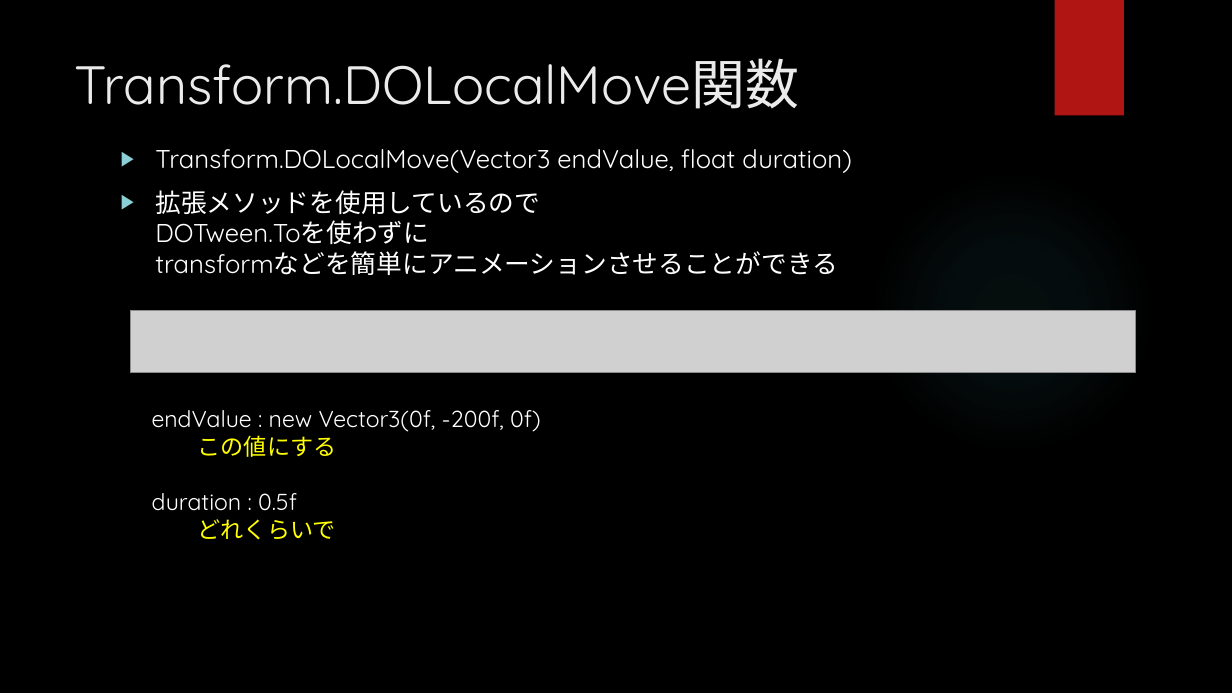
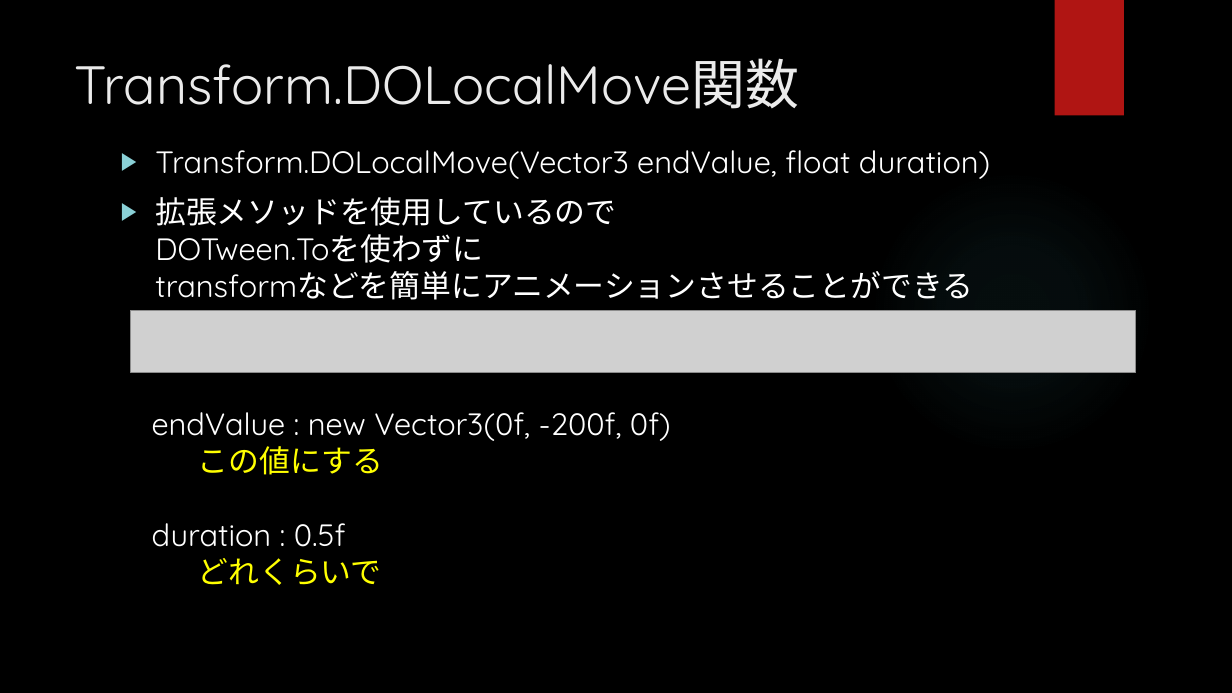
Before and after one commit to hopesnow/Study, a slide deck: slide 4 of RHStudy/Documents/プレゼンテーション1.pptx. Drawn at 1232x693 pixels with LibreOffice and Linux fonts; fonts in the diff are those of the drawing; grey boxes stand for pictures; background and template pictures are left out. Boxes give left, top, right and bottom in pixels: in the first picture for what was removed or moved away, otherwise in the second. Text is boxed around its words. In the diff, an @@ line names an element or a change of style, - is before the commit and + after.

```diff
--- a/RHStudy/Documents/プレゼンテーション1.pptx
+++ b/RHStudy/Documents/プレゼンテーション1.pptx
@@ text "Transform.DOLocalMove(Vector3 endValue, float duration)" at (155,150,990,300): size 20 to 24 pt @@
@@ text "endValue : new Vector3(0f, -200f, ..." at (152,412,671,585): size 18 to 24 pt @@
```
Also in this commit, not shown: 6 other slides changed, 4 slides added, 2 slides removed, 1 other file.
